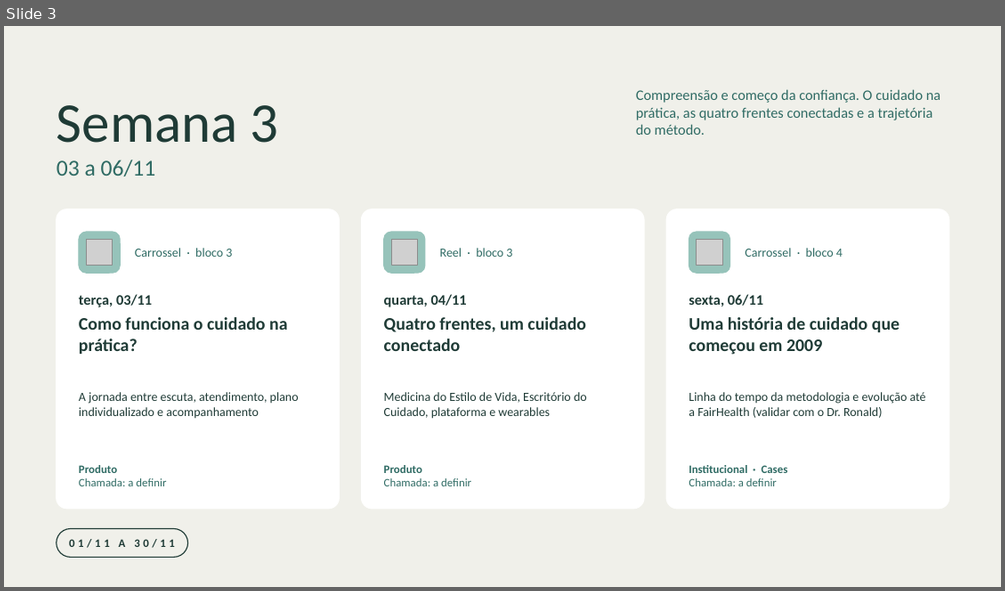
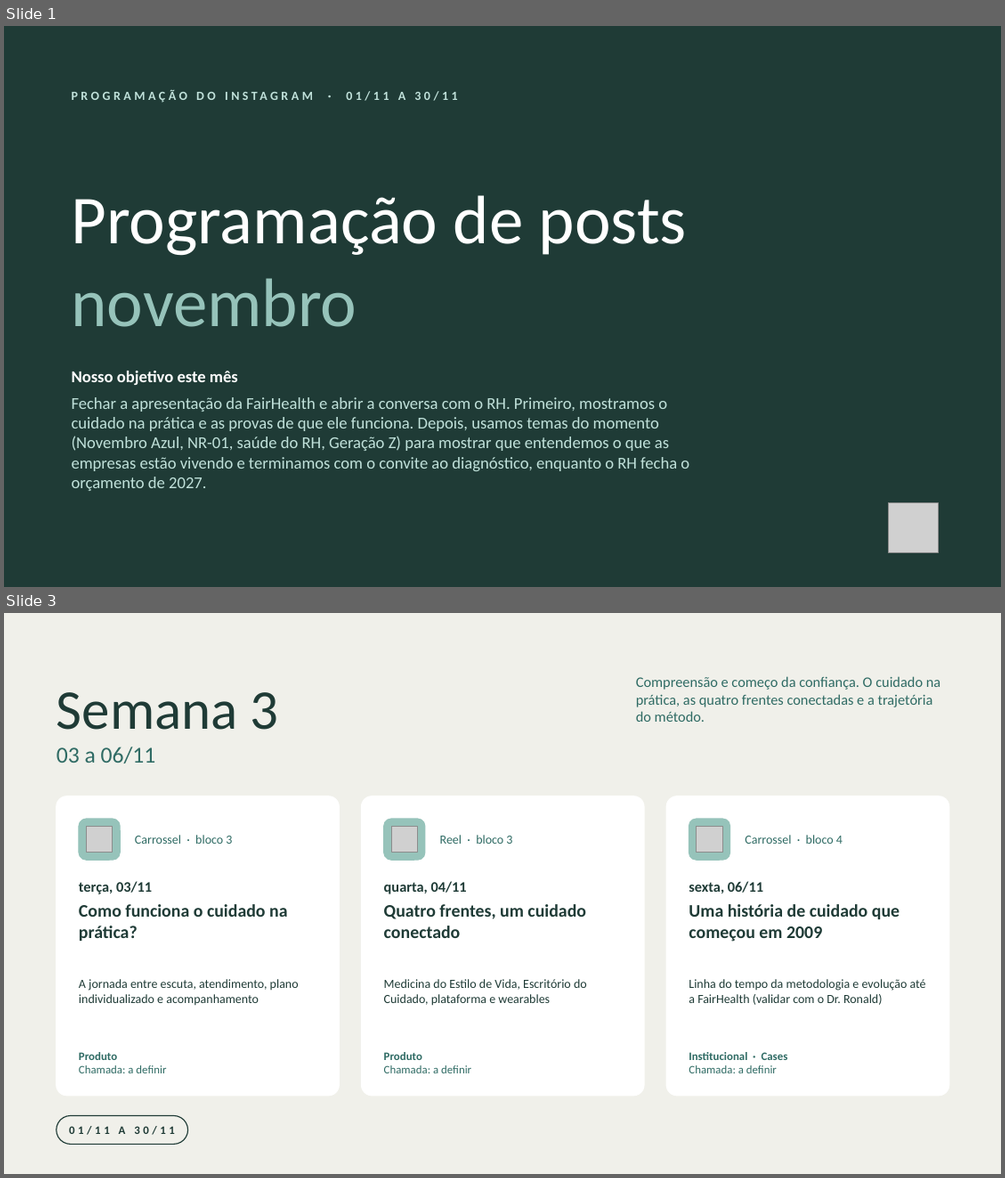
Before and after one commit to nina-rebello/comunicao-fh, a slide deck: marketing/calendario-novembro/Programacao_Instagram_Novembro_2026.pptx. Shown one above the other, each under a label of ours: slide 3 before the commit, slides 1 and 3 after it; the slides between them are not shown. The pictures are 1005x591 and 1005x1178 pixels, drawn with LibreOffice and Linux fonts; fonts in the diff are those of the drawing; grey boxes stand for pictures; background and template pictures are left out. Boxes give left, top, right and bottom in pixels: in the first picture for what was removed or moved away, otherwise in the second. Text is boxed around its words. In the diff, an @@ line names an element or a change of style, - is before the commit and + after.

```diff
--- a/marketing/calendario-novembro/Programacao_Instagram_Novembro_2026.pptx
+++ b/marketing/calendario-novembro/Programacao_Instagram_Novembro_2026.pptx
@@ slide 1 added at box(4, 26, 1001, 587), background #1F3B36 @@
@@ text added at box(346, 91, 457, 101), 12 pt, text #C0E1DA, bold @@
+PROGRAMAÇÃO DO INSTAGRAM · 01/11 A 30/11
@@ text added at box(72, 195, 687, 327), 66 pt, text #FFFFFF @@
+Programação de posts
+novembro
@@ text added at box(72, 370, 689, 491), 16 pt, text #C0E1DA @@
+Nosso objetivo este mês
+Fechar a apresentação da FairHealth e abrir a conversa com o RH. Primeiro, mostramos o cuidado na prática e as provas de que ele funciona. Depois, usamos temas do momento (Novembro Azul, NR-01, saúde do RH, Geração Z) para mostrar que entendemos o que as empresas estão vivendo e terminamos com o convite ao diagnóstico, enquanto o RH fecha o orçamento de 2027.
@@ picture added at box(889, 503, 938, 553) @@
```
Also in this commit, not shown: 1 slide changed, 1 slide removed, 1 other file.
